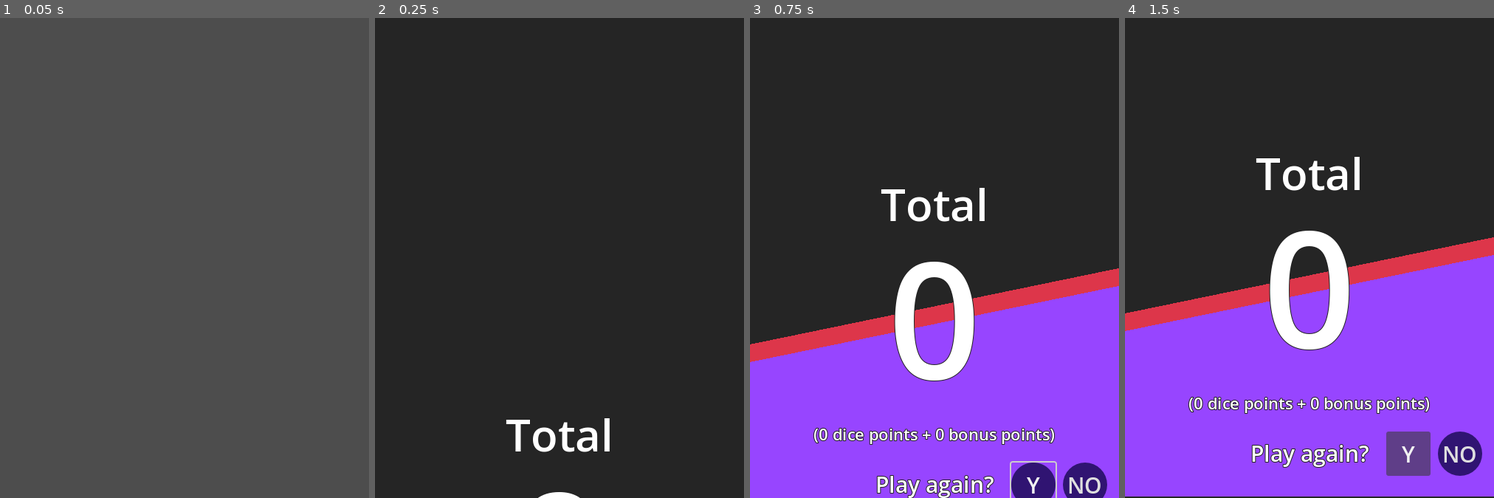
Above: before the commit, frames 1-4 (left to right).
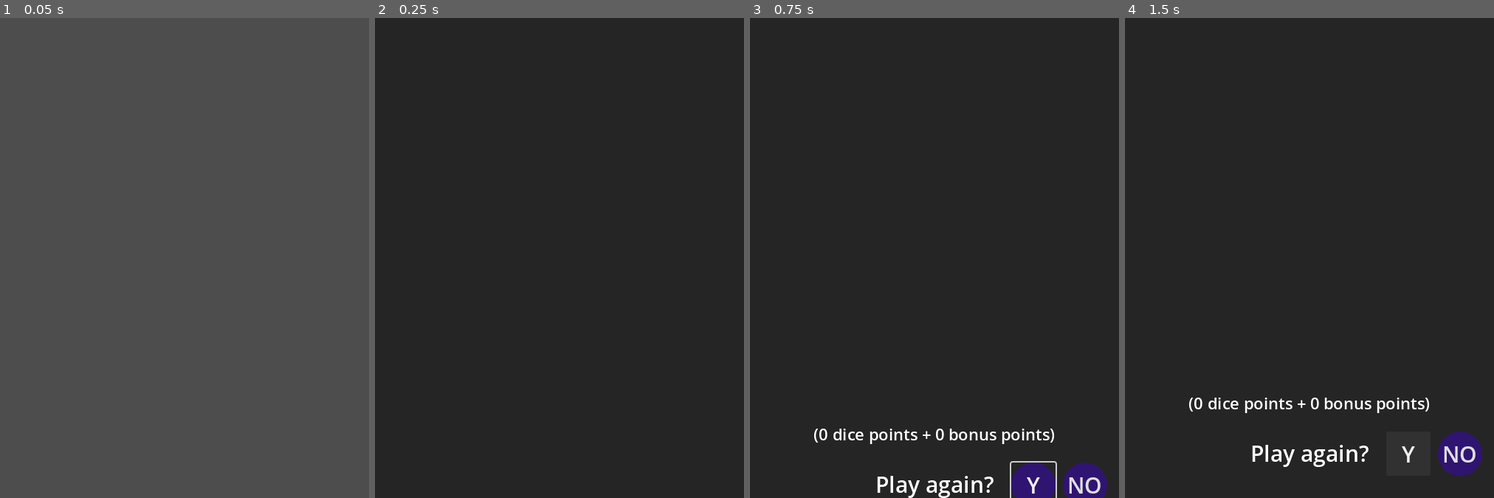
Above: after the commit, the same moments.

Repository: madgt/5Dices
Game: Godot game, scene res://gameOver.tscn
Same seed, same stepped clock (60 frames per second), same inputs: the game is played once before the commit and once after it. This scene is started directly instead of the project's main scene.
Inputs:
- Up to frame 1 (0.05 s): no input
- Up to frame 2 (0.25 s): no input
- Up to frame 3 (0.75 s): hold Right (ui_right) from 0.53 s (still down)
- Up to frame 4 (1.5 s): release Right (ui_right) at 1.25 s; click "Y" at 1.25 s

Frame 1 is identical in both runs. In frame 2, 0.8% of the frame differs, in the area x 35-64%, y 83-100%; in frame 3, 39%; in frame 4, 46%, in the area x 0-100%, y 28-100%.

Commit message:
each pair in the same roll give an extra roll

Diff:
--- a/gameOver.tscn
+++ b/gameOver.tscn
@@ -110,11 +110,13 @@
 offset_bottom = 40.0
 
 [node name="Polygon2D2" type="Polygon2D" parent="Control" unique_id=141176524]
+visible = false
 position = Vector2(0, -24)
 color = Color(0.8687875, 0.21188796, 0.29348403, 1)
 polygon = PackedVector2Array(0, 648, 504, 648, 504, 320, 0, 424)
 
 [node name="Polygon2D" type="Polygon2D" parent="Control" unique_id=621260243]
+visible = false
 color = Color(0.5921569, 0.27058825, 1, 1)
 polygon = PackedVector2Array(0, 648, 504, 648, 504, 320, 0, 424)
 
@@ -181,6 +183,7 @@
 vertical_alignment = 1
 
 [node name="totalText" type="Label" parent="Control" unique_id=2126877902]
+visible = false
 layout_mode = 0
 offset_top = 168.0
 offset_right = 500.0
@@ -192,6 +195,7 @@
 horizontal_alignment = 1
 
 [node name="totalPoints" type="Label" parent="Control" unique_id=1233003045]
+visible = false
 layout_mode = 0
 offset_top = 211.0
 offset_right = 500.0
--- a/main_scene.gd
+++ b/main_scene.gd
@@ -8,14 +8,12 @@
 
 @export var game_over_screen : PackedScene
 var dice_node_array = []
-var frequency : Array[int] = []
 var test_mode: bool = false;
 var num_of_tries: int = 3
 var roll_num: int = 0
-var sum_dice: int = 0
 var extra_roll: int = 0
-
-var frequencyArray: Array[int] = []
+var sum_dice = 0
+var frequency_array: Array[int] = []
 
 var bonus_value = 0
 var bonus_message = ''
@@ -27,31 +25,24 @@
 func new_game():
 	num_of_tries= 3
 	roll_num = 0
-	sum_dice = 0
+	frequency_array.resize(6)
+	frequency_array.fill(0)
 
-
-func game_over():
-	var game_over = game_over_screen.instantiate()
-	var count_dice: int = 0
-
-	rollButton.visible = false;
-
-	for dice in dice_node_array:
-		sum_points(dice.value)
-		#lock all checkboxes button
-		dice.checkBox.disabled = true
-
-	update_points_label(sum_dice)
-	#set data to game over screen
-	game_over.dice_points = sum_dice
-	game_over.total_points = sum_dice + bonus_value
-	game_over.message = bonus_message
-	game_over.bonus_points = bonus_value
-	game_over.restart_game.connect(_on_restart_game)
-	add_child(game_over)
-
-func _on_restart_game():
-	get_tree().reload_current_scene()
+func _on_roll_button_pressed() -> void:
+	get_dice()
+	if roll_num < num_of_tries:
+		for dice in dice_node_array:
+			if dice.locked == false:
+				dice.roll()
+			sum_points(dice.value)
+		update_points_label(sum_dice)
+		num_of_tries += extra_roll
+		sum_dice = 0
+		frequency_array.fill(0)
+		roll_num += 1
+		rollText.set_text(var_to_str(roll_num)+'/'+var_to_str(num_of_tries));
+	if roll_num >= num_of_tries:
+		game_over()
 
 func get_dice():
 	if !test_mode:
@@ -63,23 +54,6 @@
 		{"value": 0 , "locked": false},
 		{"value": 0 , "locked": false}, ]
 
-func _on_roll_button_pressed() -> void:
-	var count_dice: int = 0
-	if roll_num < num_of_tries:
-		get_dice()
-		for dice in dice_node_array:
-			if dice.locked == false:
-				dice.roll()
-			sum_points(dice.value)
-			update_points_label(sum_dice)
-		check_pairs()
-		num_of_tries += extra_roll
-		sum_dice = 0
-		roll_num += 1
-		rollText.set_text(var_to_str(roll_num)+'/'+var_to_str(num_of_tries));
-	if roll_num >= num_of_tries:
-		game_over()
-
 func sum_points(pips):
 	sum_dice += pips
 
@@ -88,30 +62,28 @@
 		var bonus = check_dice()
 		bonus_message = bonus.message
 		bonus_value = bonus.value
-		#bonusPoints.set_text(var_to_str(value))
-		#bonusMessage.set_text(message)
-		#totalPoints.set_text(var_to_str(sum + value))
+	else:
+		check_pairs()
 	showPoints.set_text(var_to_str(sum))
 
 func get_frequency_array():
-	print("array")
-	frequencyArray.resize(6)
-	frequencyArray.fill(0)
 
 	for i in range(0, dice_node_array.size()):
+
+		print(dice_node_array[i].value)
 		if roll_num >= num_of_tries:
-			frequencyArray[dice_node_array[i].value-1] += 1;
+			frequency_array[dice_node_array[i].value-1] += 1;
 		else:
 			if dice_node_array[i].locked == false:
-				frequencyArray[dice_node_array[i].value-1] += 1;
+				frequency_array[dice_node_array[i].value-1] += 1;
 
 func check_pairs():
+	print("check_pairs")
 	extra_roll = 0
 	get_frequency_array()
-	for times in frequencyArray:
+	for times in frequency_array:
 		if times >= 2:
 			extra_roll += times / 2
-	print(extra_roll)
 
 func check_dice():
 	var sequence: bool = false
@@ -126,23 +98,25 @@
 	var five_dice = 0
 	var full_house = 0
 
-	get_frequency_array()
+	#get_frequency_array()
 
 	for i in range(0, dice_node_array.size()):
-		frequencyArray[dice_node_array[i].value-1] += 1;
+		frequency_array[dice_node_array[i].value-1] += 1;
 
-	for numbers in frequencyArray:
+	for numbers in frequency_array:
 		match numbers:
 			2: pairs += 1
 			3: three_dice += 1
 			4: four_dice +=1
 			5: five_dice += 1
 
+	#print(frequency_array)
 	if roll_num >= num_of_tries:
 		return check_bonus(count, pairs,three_dice, four_dice,five_dice, full_house, sequence)
 
 
 func check_bonus(count, pairs,three_dice, four_dice,five_dice, full_house, sequence):
+	#print(frequency_array)
 	var bonus = { "value": 0, "message": ""}
 	#check bonus points
 	#1. Dois dados iguais: 5 pontos
@@ -183,3 +157,26 @@
 			bonus.value = 5
 			bonus.message =  "A pair... meh"
 	return(bonus)
+
+func game_over():
+	var game_over = game_over_screen.instantiate()
+	var count_dice: int = 0
+
+	rollButton.visible = false;
+
+	for dice in dice_node_array:
+		sum_points(dice.value)
+		#lock all checkboxes button
+		dice.checkBox.disabled = true
+
+	update_points_label(sum_dice)
+	#set data to game over screen
+	game_over.dice_points = sum_dice
+	game_over.total_points = sum_dice + bonus_value
+	game_over.message = bonus_message
+	game_over.bonus_points = bonus_value
+	game_over.restart_game.connect(_on_restart_game)
+	add_child(game_over)
+
+func _on_restart_game():
+	get_tree().reload_current_scene()
